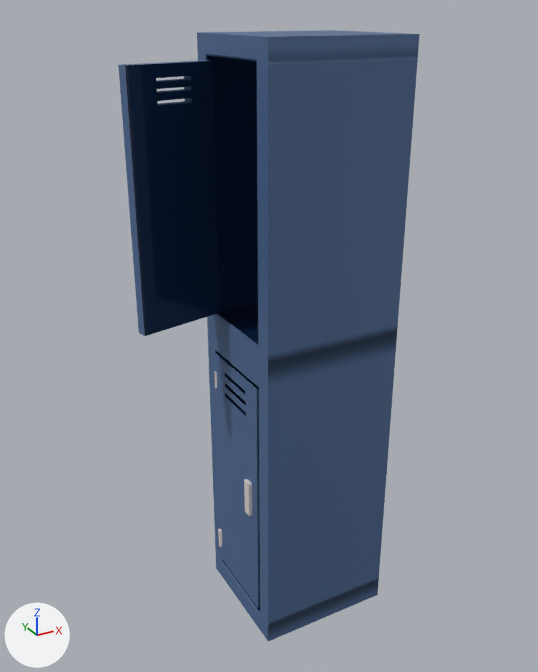
Two versions of the FBX model Time_1/Assets/Models/Itens/armario_aberto.fbx, one commit apart.
Rendered twice from a 50 mm lens placed at (-1.59, -4.26, 2.72), pointed at (-0.15, -1.64, 1.41). Lighting does not change. The marker at lower left points along +X, +Y and +Z. Where no turn or scale is listed for an object, it has been applied to the vertices.
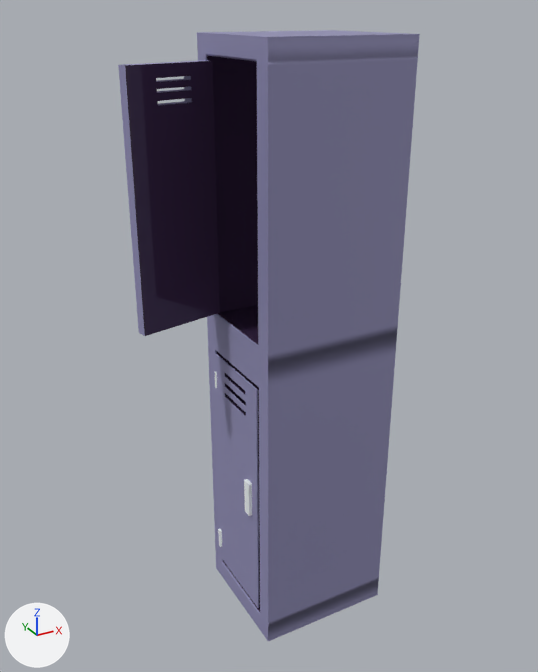
The newer file is also turned or shifted as a whole; pictures and numbers use the older file's frame.

The change, as a diff of the scene's bpy script:
```diff
--- a/Time_1/Assets/Models/Itens/armario_aberto.fbx.py
+++ b/Time_1/Assets/Models/Itens/armario_aberto.fbx.py
@@ mat_armario @@
+mat_armario = principled_material('Armario')
+mat_armario.base_color = (0.287, 0.275, 0.479)  # blue #928fb8
@@ mat_armario_dentro @@
+mat_armario_dentro = principled_material('Armario_dentro')
+mat_armario_dentro.base_color = (0.0409, 0.0222, 0.0612)  # dark purple #392946
+mat_armario_dentro.roughness = 0.0
@@ mat_branco_f @@
+mat_branco_f = principled_material('Branco_f')
+mat_branco_f.base_color = (0.956, 1.0, 1.0)  # white #faffff
@@ me_cube_001 @@
 me_cube_001.from_pydata(...)  # 454 vertices, 392 faces; spans x -0.37..0.64, y -0.5..0.07, z -2.42..0.21
 # used by ob_cube; location = (-0.326, -1.444, 2.417)
+# me_cube_001 part 1: all 228 faces that had it switch from mat_material (blue #4c6892) to mat_armario (blue #928fb8)
+# me_cube_001 part 2: all 72 faces that had it switch from mat_manga (light grey #e2dad4) to mat_branco_f (white #faffff)
+# me_cube_001 part 3: all 92 faces that had it switch from mat_material_009 (dark blue #112341) to mat_armario_dentro (dark purple #392946)
```

Location of each change, (x1, y1, x2, y2) in pixels of the pictures (538 x 672 px):
part 1 of me_cube_001, recoloured: (118, 30, 420, 641) in both
part 2 of me_cube_001, recoloured: (214, 372, 252, 547) in both
part 3 of me_cube_001, recoloured: (125, 56, 260, 612) in both
